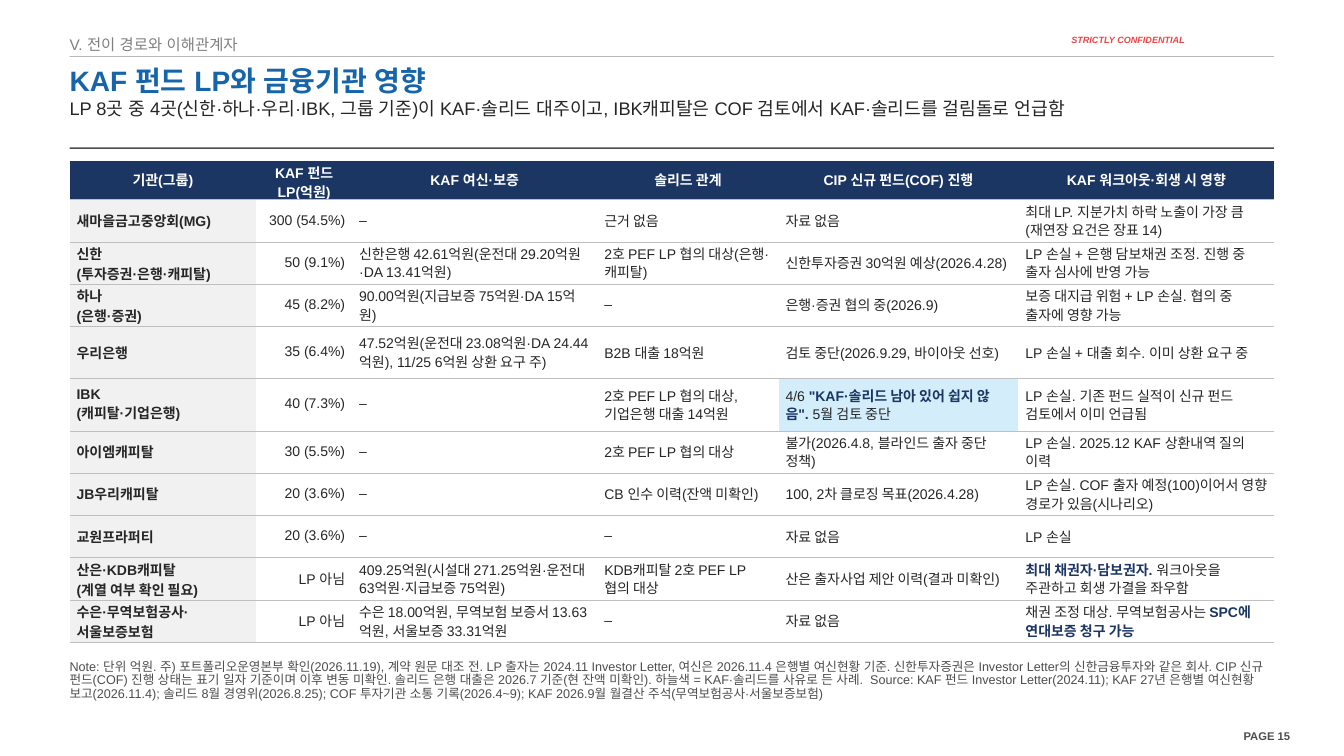
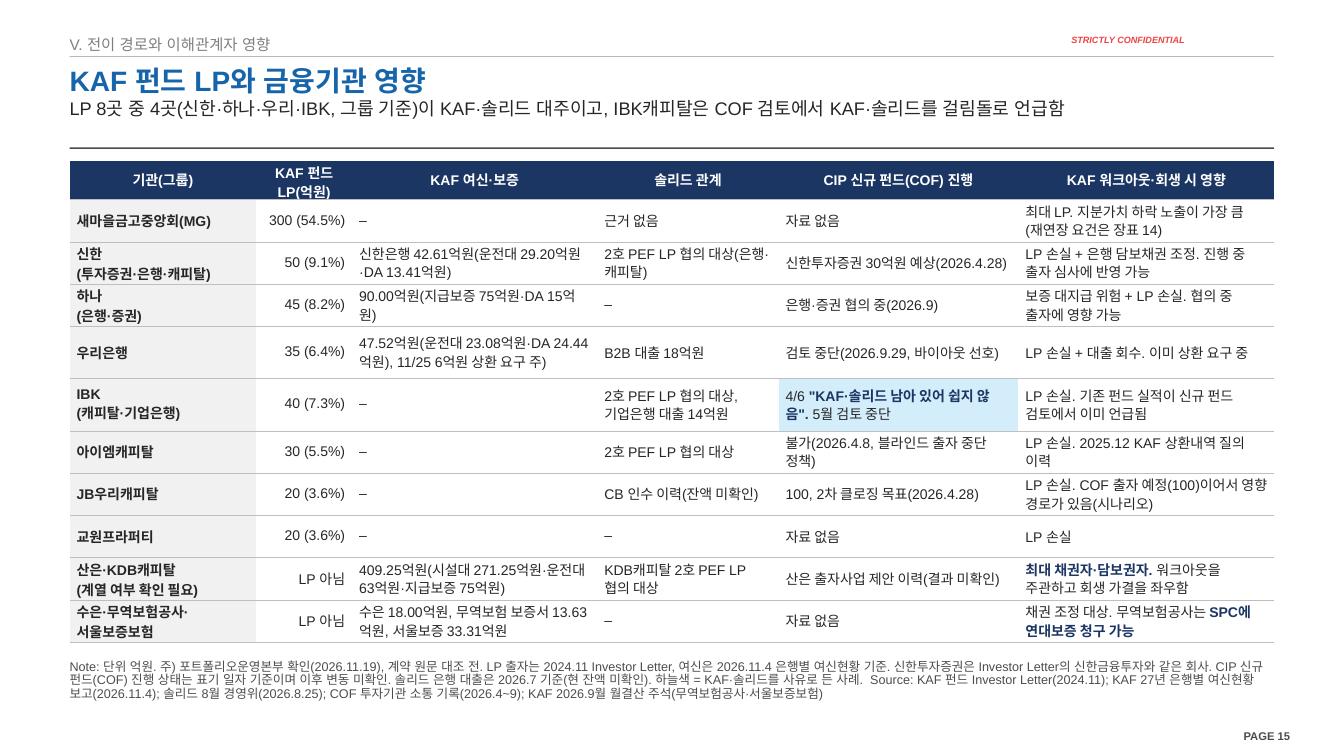
Before and after one commit to jogyesung/GS-Secretary, a slide deck: slide 15 of outputs/CIP_KAF_솔리드_자금조달차질_시나리오_20261120v5.pptx. Drawn at 1344x756 pixels with LibreOffice and Linux fonts; fonts in the diff are those of the drawing; background and template pictures are left out. Boxes give left, top, right and bottom in pixels: in the first picture for what was removed or moved away, otherwise in the second. Text is boxed around its words. In the diff, an @@ line names an element or a change of style, - is before the commit and + after.

```diff
--- a/outputs/CIP_KAF_솔리드_자금조달차질_시나리오_20261120v5.pptx
+++ b/outputs/CIP_KAF_솔리드_자금조달차질_시나리오_20261120v5.pptx
@@ text at [70, 37, 270, 51]: text changed @@
-V. 전이 경로와 이해관계자
+V. 전이 경로와 이해관계자 영향
```
Also in this commit, not shown: 20 other slides changed, 1 other file.
